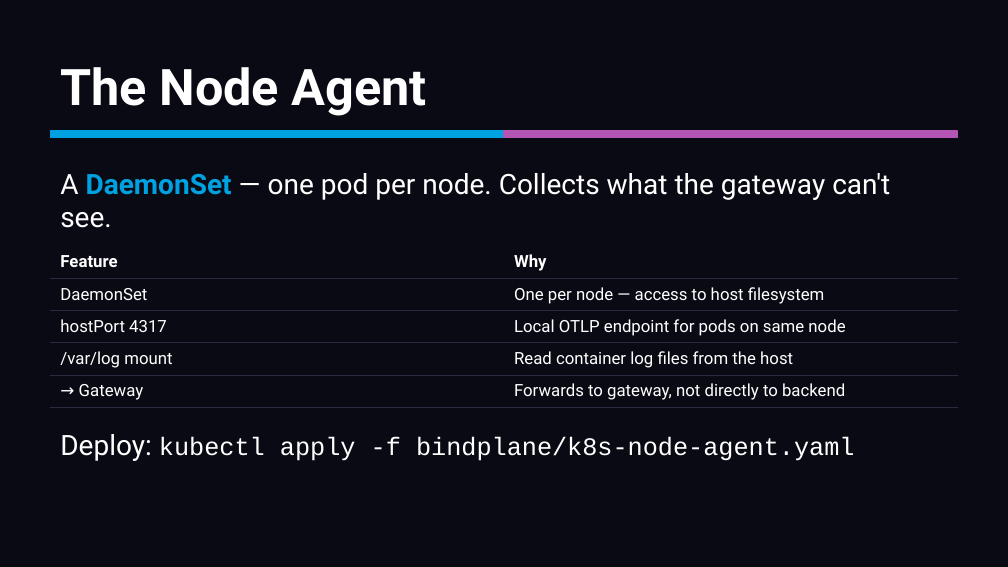
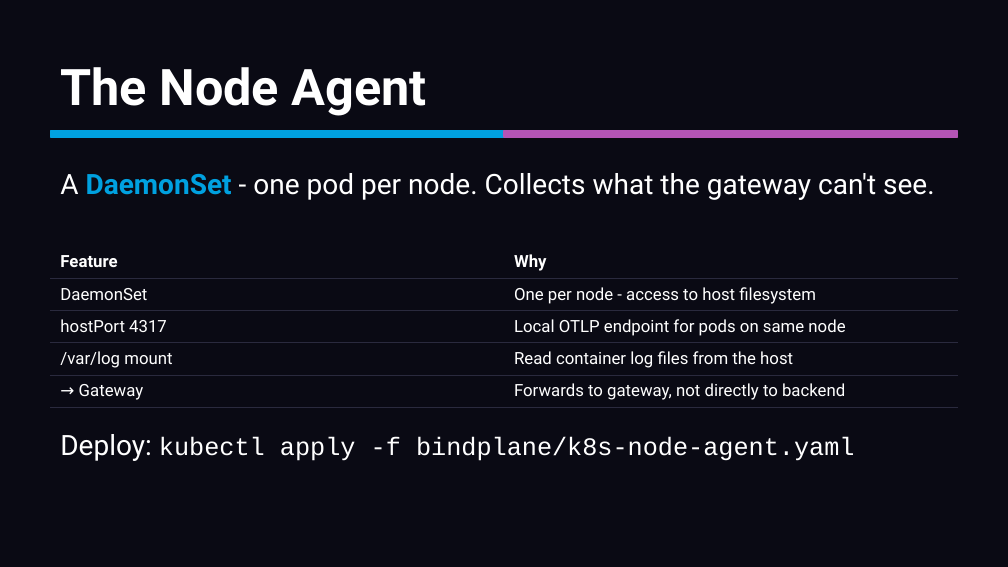
Before and after one commit to mreider/astroshop-bindplane-labs, a slide deck: slide 23 of docs/bindplane-primer/bindplane-primer.pptx. Drawn at 1008x567 pixels with LibreOffice and Linux fonts; fonts in the diff are those of the drawing. Boxes give left, top, right and bottom in pixels: in the first picture for what was removed or moved away, otherwise in the second. Text is boxed around its words. In the diff, an @@ line names an element or a change of style, - is before the commit and + after.

```diff
--- a/docs/bindplane-primer/bindplane-primer.pptx
+++ b/docs/bindplane-primer/bindplane-primer.pptx
@@ text at (60, 173, 935, 200): text changed @@
-A DaemonSet — one pod per node. Collects what the gateway can't see.
+A DaemonSet - one pod per node. Collects what the gateway can't see.
@@ table at (50, 246, 958, 404) @@
-row 2, column 2: One per node — access to host filesystem
+row 2, column 2: One per node - access to host filesystem
```
Also in this commit, not shown: 9 other slides changed, 2 other files.
